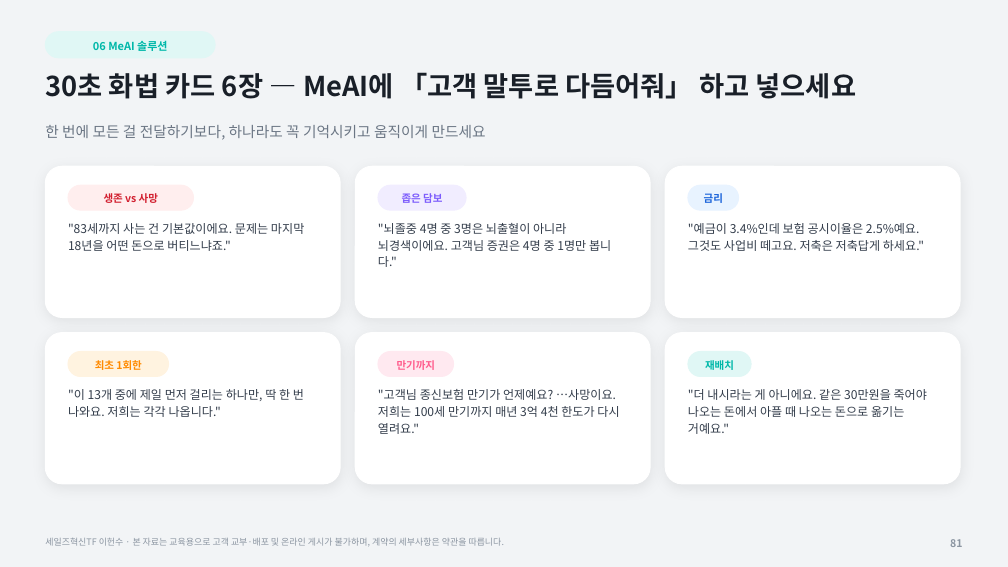
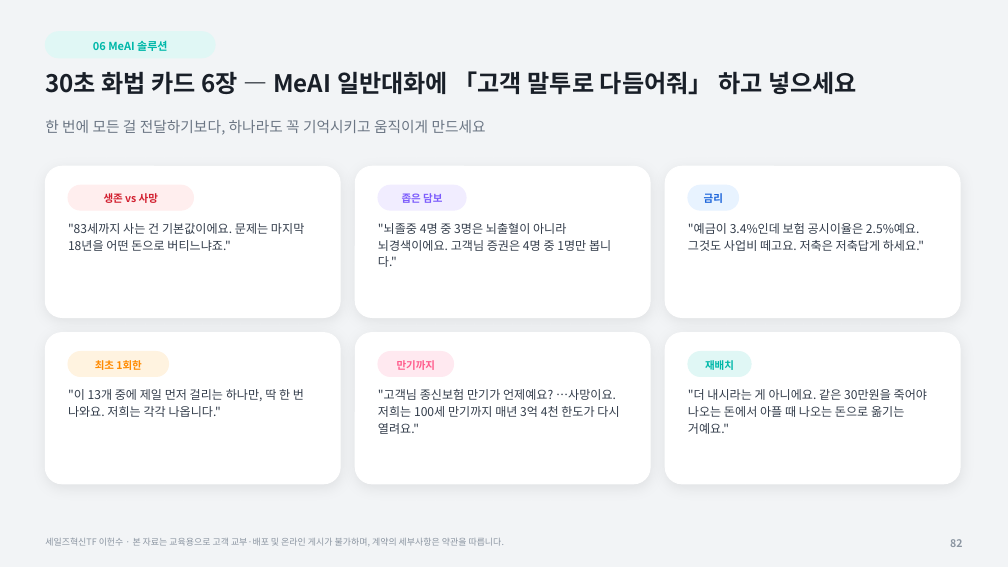
Before and after one commit to hunx11-sys/MeAI, a slide deck: slide 82 of docs/생명보험파헤치기2026/생명보험_파헤치기_2026_교안_편집형.pptx (slide 81 before the commit). Drawn at 1008x567 pixels with LibreOffice and Linux fonts; fonts in the diff are those of the drawing. Boxes give left, top, right and bottom in pixels: in the first picture for what was removed or moved away, otherwise in the second. Text is boxed around its words. In the diff, an @@ line names an element or a change of style, - is before the commit and + after.

```diff
--- a/docs/생명보험파헤치기2026/생명보험_파헤치기_2026_교안_편집형.pptx
+++ b/docs/생명보험파헤치기2026/생명보험_파헤치기_2026_교안_편집형.pptx
@@ text at bbox=[45, 71, 857, 95]: text changed; size 26 to 23 pt @@
-30초 화법 카드 6장 — MeAI에 「고객 말투로 다듬어줘」 하고 넣으세요
+30초 화법 카드 6장 — MeAI 일반대화에 「고객 말투로 다듬어줘」 하고 넣으세요
@@ text "한 번에 모든 걸 전달하기보다, ...": place and size @@
-text "한 번에 모든 걸 전달하기보다, ..." at bbox=[45, 125, 486, 140]
+text "한 번에 모든 걸 전달하기보다, ..." at bbox=[45, 120, 486, 135]
```
Also in this commit, not shown: 8 other slides changed, 3 slides added, 2 slides removed, 6 other files.
